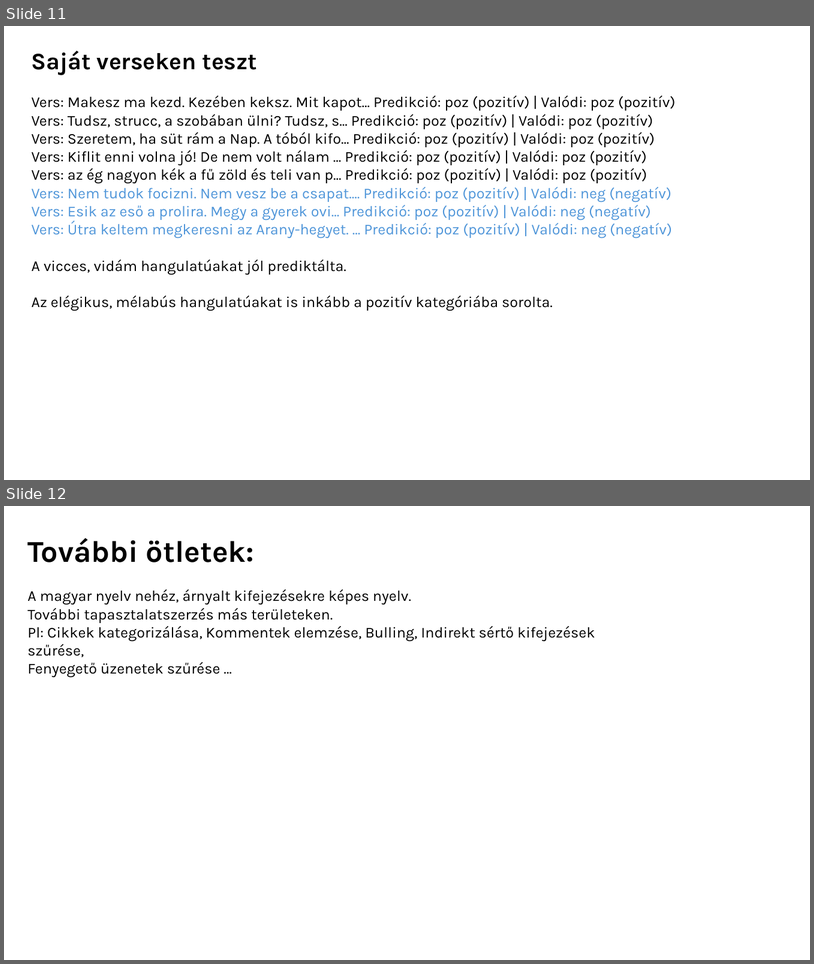
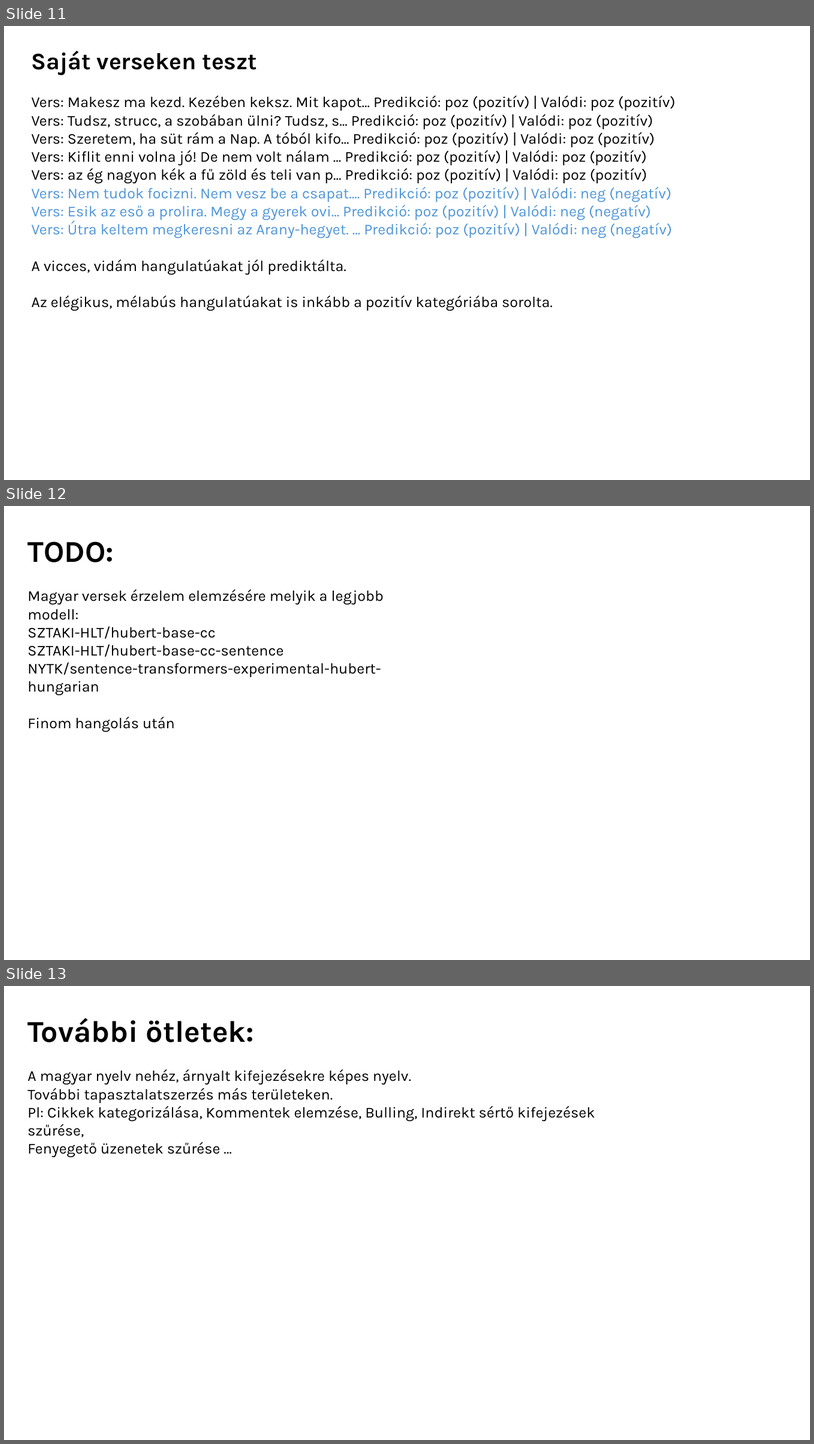
Before and after one commit to minorharpman/erzelemelemzes, a slide deck: Erzelemelemzes.pptx. Shown one above the other, each under a label of ours: slides 11 and 12 before the commit, slides 11, 12 and 13 after it. The pictures are 814x964 and 814x1444 pixels, drawn with LibreOffice and Linux fonts; fonts in the diff are those of the drawing. Boxes give left, top, right and bottom in pixels: in the first picture for what was removed or moved away, otherwise in the second. Text is boxed around its words. In the diff, an @@ line names an element or a change of style, - is before the commit and + after.

Commit message:
aa

```diff
--- a/Erzelemelemzes.pptx
+++ b/Erzelemelemzes.pptx
@@ slide 12 added at (4,506,810,960), background #FFFFFF @@
@@ text added at (27,541,384,732), 18 pt, text #000000 @@
+TODO:
+Magyar versek érzelem elemzésére melyik a legjobb modell:
+SZTAKI-HLT/hubert-base-cc
+SZTAKI-HLT/hubert-base-cc-sentence
+NYTK/sentence-transformers-experimental-hubert-hungarian
+Finom hangolás után
@@ what was slide 12 is now slide 13 @@
```
